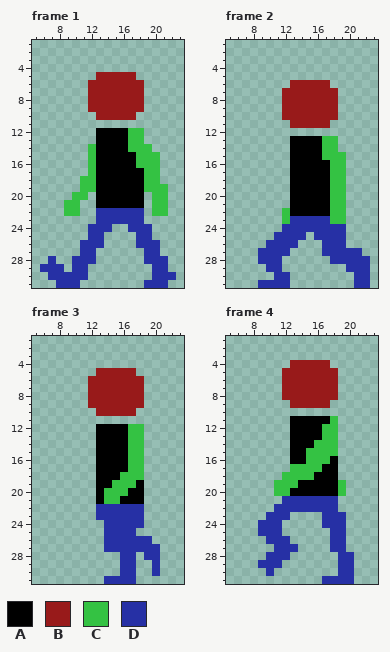
One commit to this pixel-art file: assets/Actor/NPC/Mechanic.ase. That is the earlier state.
32x32 pixels, 8 frames. Pixels under 10% opacity are left out. Shown: frame 1: x 5..23, y 1..31; frame 2: x 5..23, y 1..31; frame 3: x 5..23, y 1..31; frame 4: x 5..23, y 1..31. The commit also changed other frames, which this record leaves out.
Visible layers, top first: "skeleton walk hands Copy", "skeleton walk".
Palette (. is transparent): A #000000  B #981a1a  C #34c243  D #2630a5
Pixels before, frame 1, first column x 6:
 5 .......BBBBB.....
 6 ......BBBBBBB....
 7 ......BBBBBBB....
 8 ......BBBBBBB....
 9 ......BBBBBBB....
10 .......BBBBB.....
11 .................
12 .......AAAACC....
13 .......AAAACC....
14 ......CAAAACCC...
15 ......CAAAAACCC..
16 ......CAAAAACCC..
17 ......CAAAAAACC..
18 .....CCAAAAAACC..
19 .....CCAAAAAACCC.
20 ....CC.AAAAAA.CC.
21 ...CC..AAAAAA.CC.
22 ...CC..DDDDDD.CC.
23 .......DDDDDD....
24 ......DDD..DDD...
25 ......DD....DD...
26 .....DDD....DDD..
27 .....DD......DD..
28 .D..DDD......DDD.
29 DDD.DD........DD.
30 .DDDDD........DDD
31 ..DDD........DDD.
Pixels before, frame 2, first column x 9:
 6 ....BBBBB.....
 7 ...BBBBBBB....
 8 ...BBBBBBB....
 9 ...BBBBBBB....
10 ...BBBBBBB....
11 ....BBBBB.....
12 ..............
13 ....AAAACC....
14 ....AAAACC....
15 ....AAAACCC...
16 ....AAAAACC...
17 ....AAAAACC...
18 ....AAAAACC...
19 ....AAAAACC...
20 ....AAAAACC...
21 ....AAAAACC...
22 ...CAAAAACC...
23 ...CDDDDDCC...
24 ...DDDDDDDD...
25 ..DDDD.DDDD...
26 .DDDD...DDD...
27 DDDD....DDDDD.
28 DDD......DDDDD
29 .DD........DDD
30 ..DD........DD
31 DDDD........DD
Pixels before, frame 3, first column x 12:
 5 .BBBBB...
 6 BBBBBBB..
 7 BBBBBBB..
 8 BBBBBBB..
 9 BBBBBBB..
10 .BBBBB...
11 .........
12 .AAAACC..
13 .AAAACC..
14 .AAAACC..
15 .AAAACC..
16 .AAAACC..
17 .AAAACC..
18 .AAACCC..
19 .AACCCA..
20 .ACCCAA..
21 .ACCAAA..
22 .DDDDDD..
23 .DDDDDD..
24 ..DDDDD..
25 ..DDDD...
26 ..DDDDDD.
27 ..DDDDDDD
28 ....DD.DD
29 ....DD..D
30 ....DD..D
31 ..DDDD...
Pixels before, frame 4, first column x 9:
 4 ....BBBBB...
 5 ...BBBBBBB..
 6 ...BBBBBBB..
 7 ...BBBBBBB..
 8 ...BBBBBBB..
 9 ....BBBBB...
10 ............
11 ....AAAAAC..
12 ....AAAACC..
13 ....AAAACC..
14 ....AAACCC..
15 ....AACCCC..
16 ....AACCCA..
17 ....CCCCAA..
18 ...CCCCAAA..
19 ..CCCAAAAAC.
20 ..CCAAAAAAC.
21 ...DDDDDDD..
22 ..DDDDDDDD..
23 .DDD....DDD.
24 DDD.....DDD.
25 DDD......DD.
26 .DDD.....DD.
27 ..DDD....DD.
28 .DDD......DD
29 DDD.......DD
30 .D........DD
31 ........DDDD
After the commit:
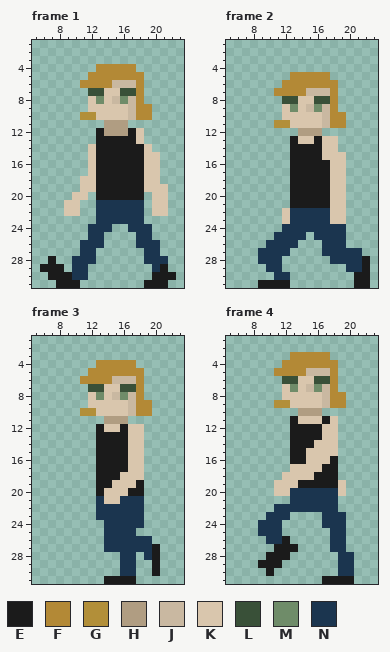
Colours new in this view: E #1b1b1b  F #b38936  G #b28f39  H #b09d82  J #c9b8a1  K #d9c6ad  L #395038  M #6f8c69  N #1b354f
The exact change:
layer "walk" now shown
layer "skeleton walk" now hidden
layer "skeleton walk hands Copy" now hidden
Changed rows in their new state; - is an unchanged pixel.
Frame 1:
first column x 6:
 4 -------FFFFF-----
 5 ------FFFFFFF----
 6 -----FFFFJJJF----
 7 ------LLKKLLF----
 8 ------KMKJMJF----
 9 ------KKKKKJFF---
10 -----GGKKKKJFF---
11 --------HHH------
12 -------EHHHEK----
13 -------EEEEEK----
14 ------KEEEEEEK---
15 ------KEEEEEEKK--
16 ------KEEEEEEKK--
17 ------KEEEEEEKK--
18 -----KKEEEEEEKK--
19 -----KKEEEEEEKKK-
20 ----KK-EEEEEE-KK-
21 ---KK--NNNNNN-KK-
22 ---KK--NNNNNN-KK-
23 -------NNNNNN----
24 ------NNN--NNN---
25 ------NN----NN---
26 -----NNN----NNN--
27 -----NN------NN--
28 -E--NNN------NNN-
29 EEE-NN--------NE-
30 -EEENN--------EEE
31 --EEE--------EEE-
Frame 2:
first column x 9:
 5 ----FFFFF-----
 6 ---FFFFFFF----
 7 --FFFFJJJF----
 8 ---LLKKLLF----
 9 ---KMKJMJF----
10 ---KKKKKJFF---
11 --GGKKKKJFF---
12 -----HHH------
13 ----EKKEKK----
14 ----EEEEKK----
15 ----EEEEKKK---
16 ----EEEEEKK---
17 ----EEEEEKK---
18 ----EEEEEKK---
19 ----EEEEEKK---
20 ----EEEEEKK---
21 ----EEEEEKK---
22 ---KNNNNNKK---
23 ---KNNNNNKK---
24 ---NNNNNNNN---
25 --NNNN-NNNN---
26 -NNNN---NNN---
27 NNNN----NNNNN-
28 NNN------NNNNE
29 -NN--------NNE
30 --NN--------EE
31 EEEE--------EE
Frame 3:
first column x 11:
 4 --FFFFF---
 5 -FFFFFFF--
 6 FFFFJJJF--
 7 -LLKKLLF--
 8 -KMKJMJF--
 9 -KKKKKJFF-
10 GGKKKKJFF-
11 ---HHH----
12 --EKKEKK--
13 --EEEEKK--
14 --EEEEKK--
15 --EEEEKK--
16 --EEEEKK--
17 --EEEEKK--
18 --EEEKKK--
19 --EEKKKE--
20 --EKKKEE--
21 --NKKNNN--
22 --NNNNNN--
23 --NNNNNN--
24 ---NNNNN--
25 ---NNNN---
26 ---NNNNNN-
27 ---NNNNNNE
28 -----NN-NE
29 -----NN--E
30 -----NN--E
31 ---EEEE---
Frame 4:
first column x 9:
 3 ----FFFFF---
 4 ---FFFFFFF--
 5 --FFFFJJJF--
 6 ---LLKKLLF--
 7 ---KMKJMJF--
 8 ---KKKKKJFF-
 9 --GGKKKKJFF-
10 -----HHH----
11 ----EKKKEK--
12 ----EEEEKK--
13 ----EEEEKK--
14 ----EEEKKK--
15 ----EEKKKK--
16 ----EEKKKE--
17 ----KKKKEE--
18 ---KKKKEEE--
19 --KKKEEEEEK-
20 --KKNNNNNNK-
21 ---.NNNNNN--
22 --NNNNNNNN--
23 -NNN----NNN-
24 NNN-----NNN-
25 NNN------NN-
26 -NNE-----NN-
27 --EEE----NN-
28 -EEE------NN
29 EEE-------NN
30 -E--------NN
31 --------EEEE
